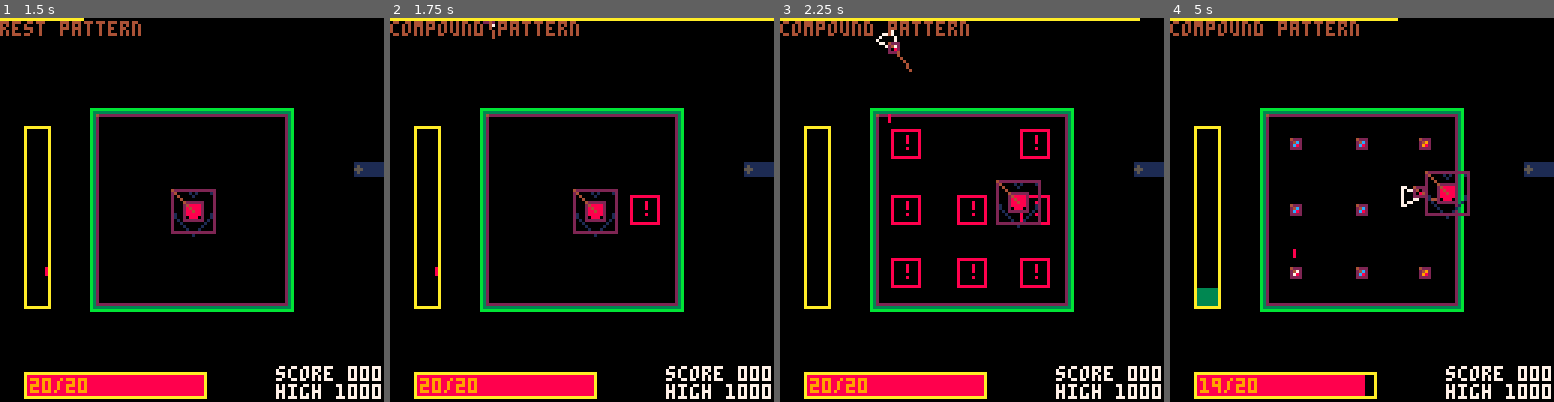
Above: before the commit, frames 1-4 (left to right).
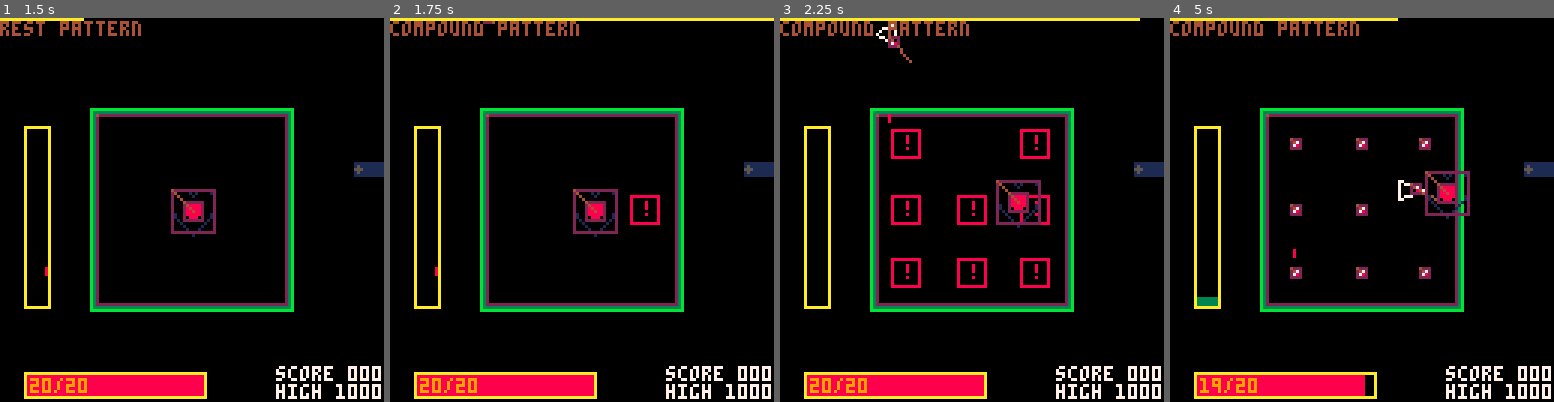
Above: after the commit, the same moments.

Repository: GiovanH/Pico8_Dev
Game: PICO-8 cartridge undertale.p8
The game is run twice, just before and just after one commit, with the same random seed, the same clock (stepped at 60 frames per second) and the same inputs.
Inputs (mouse positions are in pixels of both pictures, inside the frame that each line leads up to):
- Up to frame 1 (1.5 s): tap X (X key) at 0.33, 1.07 s; click (280, 121) at 0.67 s; tap O (Z key) at 0.7 s; click (46, 267) at 1.22 s
- Up to frame 2 (1.75 s): hold Right from 1.6 s (still down); tap O (Z key) at 1.7 s
- Up to frame 3 (2.25 s): click (887, 114) at 1.77 s; tap X (X key) at 1.85 s; release Right at 2.1 s; tap O (Z key) at 2.1 s; hold Up from 2.15 s (still down)
- Up to frame 4 (5 s): click (1342, 259) at 2.32 s; release Up at 2.42 s; hold Right 2.47-3.03 s; tap O (Z key) every 0.4 s from 2.5 to 4.9 s; click (1404, 106) at 2.87 s; tap X (X key) at 2.97, 4.08 s; hold Left 3.08-3.58 s; click (1465, 256) at 3.42 s; hold Down 3.63-3.97 s; click (1231, 102) at 3.97 s; hold Right 4.02-4.68 s; click (1292, 248) at 4.52 s; hold Up from 4.73 s (still down)

Frame 1 is identical in both runs. In frame 2, less than 0.1% of the frame differs, in the area x 25-28%, y 0-6%; in frame 3, 0.3%; in frame 4, 0.5%, in the area x 7-69%, y 32-73%.

Commit message:
Meteo pattern

Diff:
--- a/undertale.p8
+++ b/undertale.p8
@@ -942,19 +942,18 @@
  dmg = 1,
  hbox_offset = 'CENTER',
  anchor = 'CENTER',
- bsize = vec(5, 5),
- vel = vec(0, 0.3),
- acc = vec(0, 0),
+ vel = vec(0),
+ acc = vec(0),
  dmg_color = nil,
  destroy_on_dmg = true,
-
 }
 function t_bullet:init(pos)
  -- Center
- if (self.hbox_offset == 'CENTER') self.hbox_offset = self.bsize / -2
+ local csize = self.bsize or self.size
+ if (self.hbox_offset == 'CENTER') self.hbox_offset = csize / -2
  if (self.anchor == 'CENTER') self.anchor = self.size / -2
  mob.init(self, pos, self.spr, self.size)
- self.dmg_color = rndc{nil, "blue", "orange"}
+-- self.dmg_color = rndc{nil, "blue", "orange"}
 end
 function t_bullet:canhit(player)
  if (self.dmg_color == "blue" and not player.moved) return false
@@ -987,13 +986,27 @@
  end
 end
 
+local t_bullet_area = t_bullet:extend{}
+function t_bullet_area:init(pos, size, ttl)
+ self.size = size
+ self.ttl = ttl
+ t_bullet.init(self, pos)
+end
+function t_bullet_area:draw()
+ printa(self.lifespan, self.ttl)
+ pal(self.paltab)
+ paltt(self.tcol)
+ rectfill(mrconcatu(self.hbox:grow(vec_noneone), 7))
+ mob.drawdebug(self)
+end
+
 local b_fall = t_bullet:extend{
  z = 4,
  ttl = 300,
  anim = {016, 017, 018, 019},
  frame_len = 4,
  dmg = 1,
- bsize = vec(5, 5),
+ size = vec(5, 5),
  hbox_offset = vec(1, 0),
  anchor = vec(0),
  vel = vec(0, 0.3)
@@ -1019,11 +1032,30 @@
  anim = {001},
  dmg = 1,
  size = vec(4),
- bsize = vec(4),
  -- anchor = vec(-2),
  -- hbox_offset = vec(-2),
  vel = vec(0, 0)
 }
+
+local b_meteorexp = t_bullet:extend{
+ ttl = 100,
+ anim = {016, 017, 018, 019},
+ frame_len = 4,
+ dmg = 4,
+ size = vec(4),
+ -- anchor = vec(-2),
+ -- hbox_offset = vec(-2),
+ vel = vec(0, 0)
+}
+function b_meteorexp:init(pos, vel, ttl)
+ self.vel = vel
+ self.ttl = ttl
+ t_bullet.init(self, pos)
+end
+function b_meteorexp:update()
+ self.vel *= 0.95
+ t_bullet.update(self)
+end
 
 local b_thrown = t_bullet:extend{
  ttl = 300,
@@ -1031,9 +1063,7 @@
  frame_len = 4,
  dmg = 1,
  size = vec(6),
- bsize = vec(4),
- -- hbox_offset = vec(1, 1),
- vel = vec(0, 0)
+ bsize = vec(4)
 }
 function b_thrown:init(pos, delay)
  t_bullet.init(self, pos)
@@ -1050,7 +1080,6 @@
  dmg = 4,
  anim = nil,
  size = vec(4),
- bsize = vec(4),
  destroy_on_dmg = false
 }
 function b_missile:update()
@@ -1230,12 +1259,68 @@
  self:addchild(b_missile(vec(rndr(0,128), 0)))
 end
 
+local pat_meteor = t_pattern:extend{
+ name = "meteor",
+ lifespan = 8 * 60,
+ dmg = b_meteorexp.dmg .. '/ea',
+ density = 3,
+ simul = 3,
+ warntime = 45,
+ pause_between = 60
+}
+function pat_meteor:coupdate()
+ local arena = self.stage.arena
+ local o_soul = self.stage.o_soul
+ local bttl = self.pause_between*(self.simul - 0.5)
+ local vecs = {}
+ for x = 0, self.density-1 do
+  for y = 0, self.density-1 do
+   add(vecs, (vec(0.5)+vec(x, y))/self.density)
+  end
+ end
+ while true do
+  local v = rndc(vecs)
+  -- remove in-use space from pool
+  del(vecs, v)
+
+  local hitbox = bbox(
+   arena.hbox.origin + v:dotp(arena.hbox.size),
+   vec(0,0)
+  ):outline(14)
+
+  self:addchild(t_warnbox(hitbox.origin, false, hitbox.size, {ttl=self.warntime}))
+  -- self.stage:schedule(self.warntime, closure(
+  --  self.addchild, self,
+  --  t_bullet_area(hitbox:center(), hitbox.size, bttl)
+  -- ))
+
+  self.stage:schedule(self.warntime, function()
+    local n = 12
+    for i = 1, n do
+     self:addchild(b_meteorexp(
+       hitbox:center(),
+       vec(cos(i/n), sin(i/n))*0.95,
+       bttl))
+    end
+   end)
+
+  -- Space freed, return to pool
+  self.stage:schedule(self.warntime + self.pause_between*self.simul, closure(
+    add, vecs, v
+   ))
+  -- end
+  yieldn(self.pause_between)
+
+ end
+end
+
 local pat_comptest = t_pattern_compound:extend{
  name = "compound pattern",
  subpatterns = {pat_miner_d3, pat_missile}
 }
 
 local lib_patterns = {
+ pat_meteor,
  pat_missile,
  pat_comptest,
  pat_miner,
